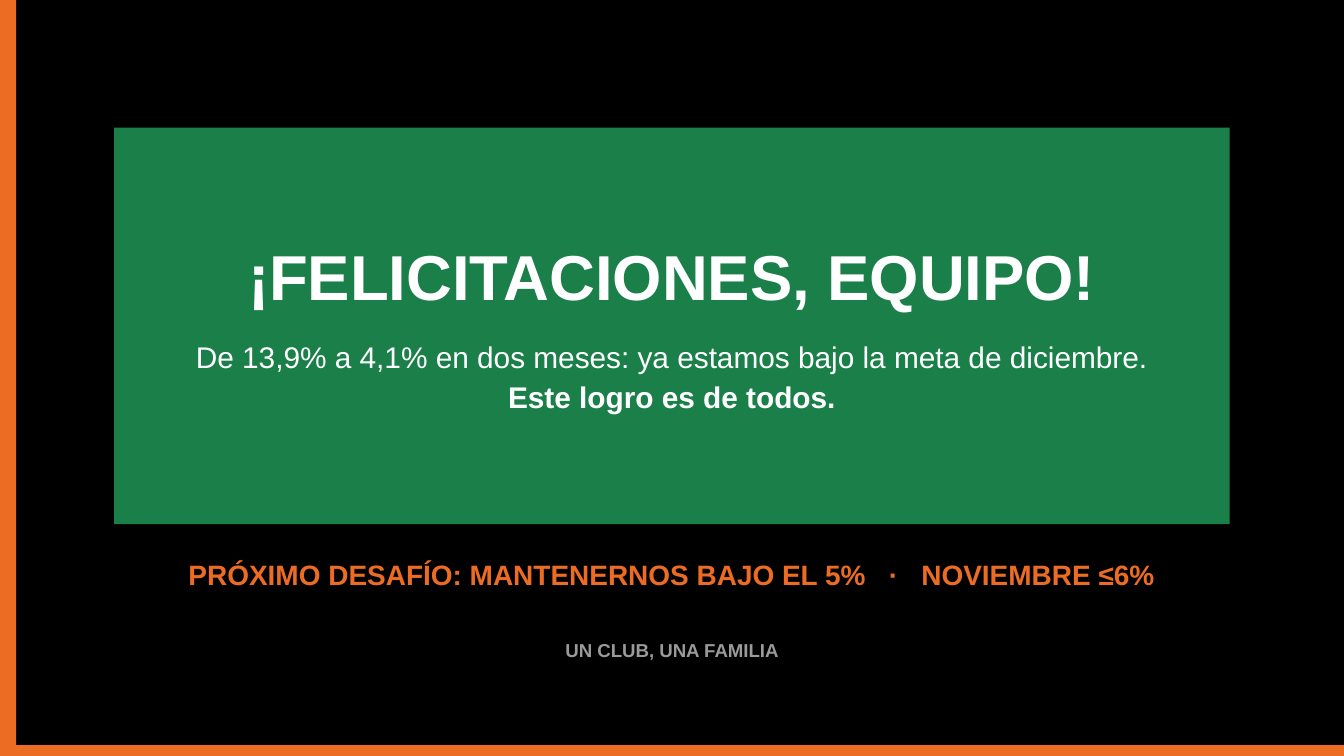
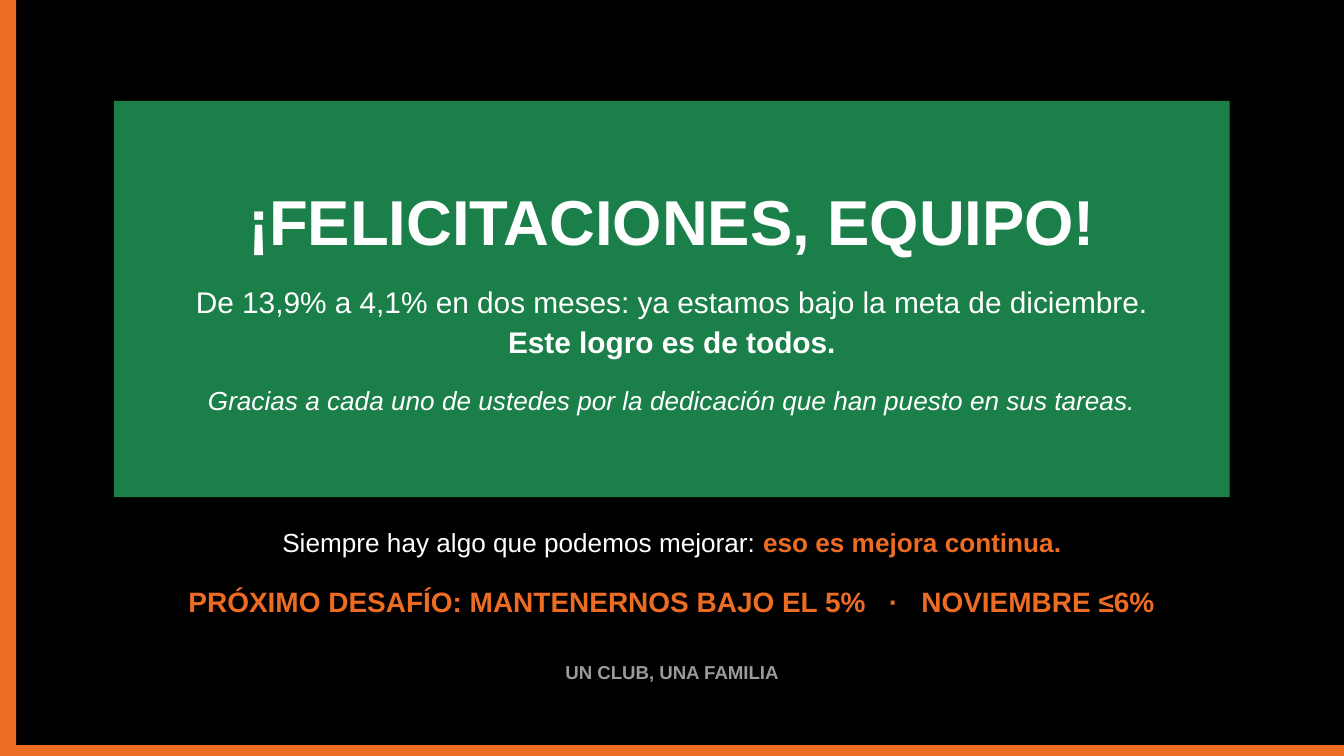
Before and after one commit to seanduarteu-cyber/PRODUCCION-PLAYMAKER, a slide deck: slide 9 of PMK_Equipo_Octubre2026.pptx (slide 7 before the commit). Drawn at 1344x756 pixels with LibreOffice and Linux fonts; fonts in the diff are those of the drawing. Boxes give left, top, right and bottom in pixels: in the first picture for what was removed or moved away, otherwise in the second. Text is boxed around its words. In the diff, an @@ line names an element or a change of style, - is before the commit and + after.

```diff
--- a/PMK_Equipo_Octubre2026.pptx
+++ b/PMK_Equipo_Octubre2026.pptx
@@ rectangle "¡FELICITACIONES, EQUIPO!": place and size @@
-rectangle "¡FELICITACIONES, EQUIPO!" at [114, 128, 1230, 524]
+rectangle "¡FELICITACIONES, EQUIPO!" at [114, 101, 1230, 497]
@@ text in rectangle at [208, 390, 1134, 416]: paragraph added @@
+Gracias a cada uno de ustedes por la dedicación que han puesto en sus tareas.
@@ text added at [282, 533, 1061, 558], 14 pt, text #FFFFFF @@
+Siempre hay algo que podemos mejorar: eso es mejora continua.
@@ text "PRÓXIMO DESAFÍO: MANTENERNOS BAJO EL ...": place and size @@
-text "PRÓXIMO DESAFÍO: MANTENERNOS BAJO EL ..." at [188, 563, 1155, 586]
+text "PRÓXIMO DESAFÍO: MANTENERNOS BAJO EL ..." at [188, 590, 1155, 613]
@@ text "UN CLUB, UNA FAMILIA": place and size @@
-text "UN CLUB, UNA FAMILIA" at [565, 644, 778, 660]
+text "UN CLUB, UNA FAMILIA" at [565, 666, 778, 682]
```
Also in this commit, not shown: 2 other slides changed, 2 slides added, 1 other file.
